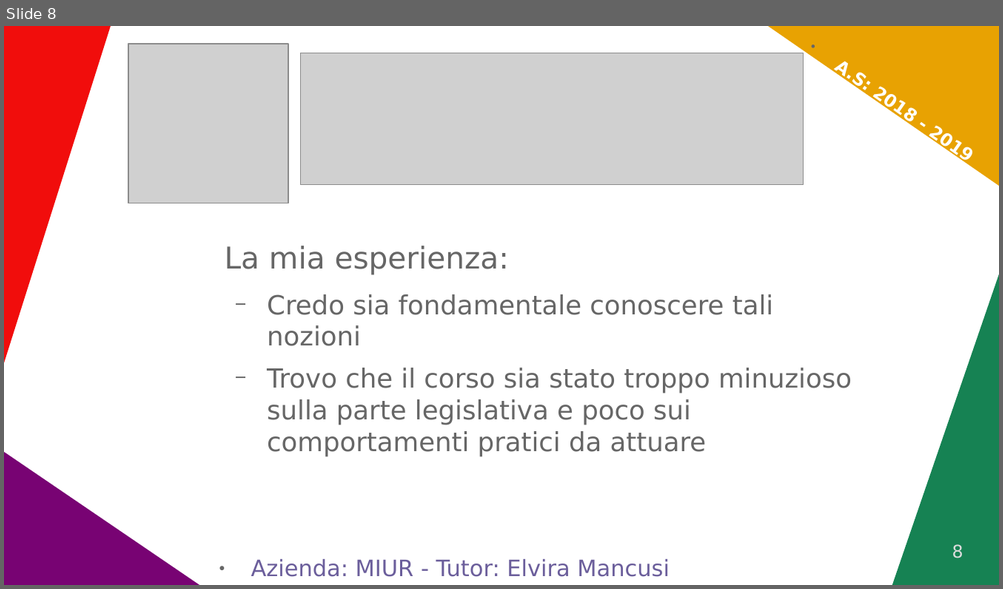
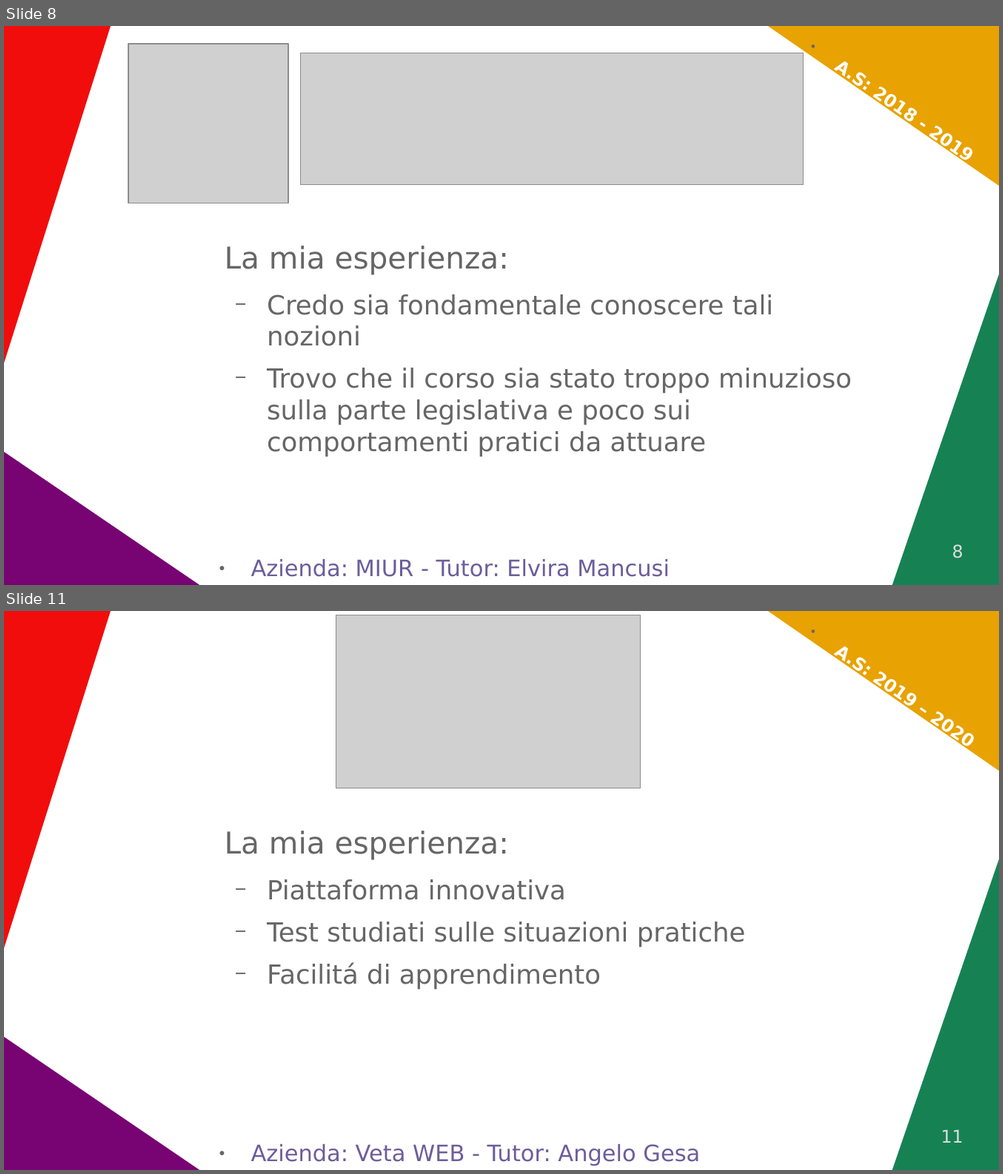
Before and after one commit to WAPEETY/media-way, a slide deck: proof_of_concept/PCTO.odp. Shown one above the other, each under a label of ours: slide 8 before the commit, slides 8 and 11 after it; the slides between them are not shown. The pictures are 1003x589 and 1003x1174 pixels, drawn with LibreOffice and Linux fonts; fonts in the diff are those of the drawing; grey boxes stand for pictures. Boxes give left, top, right and bottom in pixels: in the first picture for what was removed or moved away, otherwise in the second. Text is boxed around its words. In the diff, an @@ line names an element or a change of style, - is before the commit and + after.

```diff
--- a/proof_of_concept/PCTO.odp
+++ b/proof_of_concept/PCTO.odp
@@ slide 11 added at box(4, 611, 999, 1170), background #FFFFFF; not listed: 4 template elements that a slide beside it also shows @@
@@ picture added at box(336, 615, 640, 789) @@
@@ text added at box(834, 646, 867, 676), 14 pt, text #FFFFFF, bold @@
+● A.S: 2019 – 2020
@@ text added at box(225, 831, 745, 989), 21 pt, text #666666 @@
+La mia esperienza:
+  − Piattaforma innovativa
+  − Test studiati sulle situazioni pratiche
+  − Facilitá di apprendimento
@@ page number added at box(941, 1130, 963, 1143), 14 pt, text #DDDDDD @@
+11
@@ text added at box(251, 1145, 700, 1167), 18 pt, text #6B5E9B @@
+● Azienda: Veta WEB - Tutor: Angelo Gesa
```
Also in this commit, not shown: 6 other slides added.
